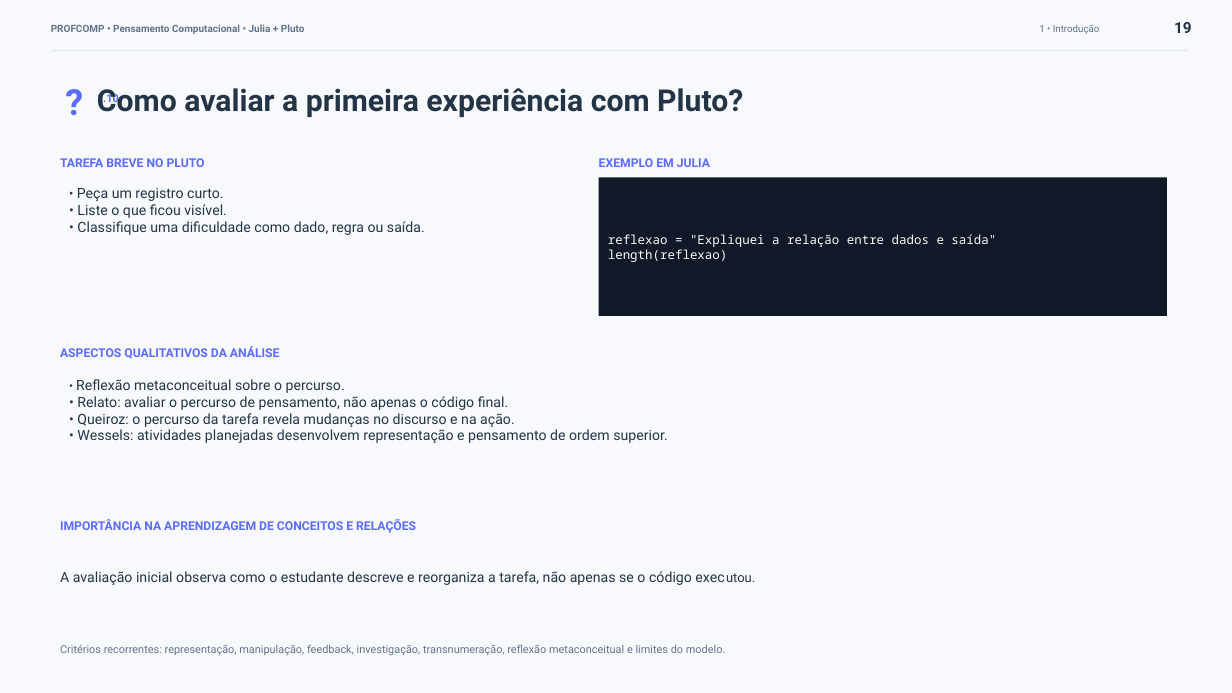
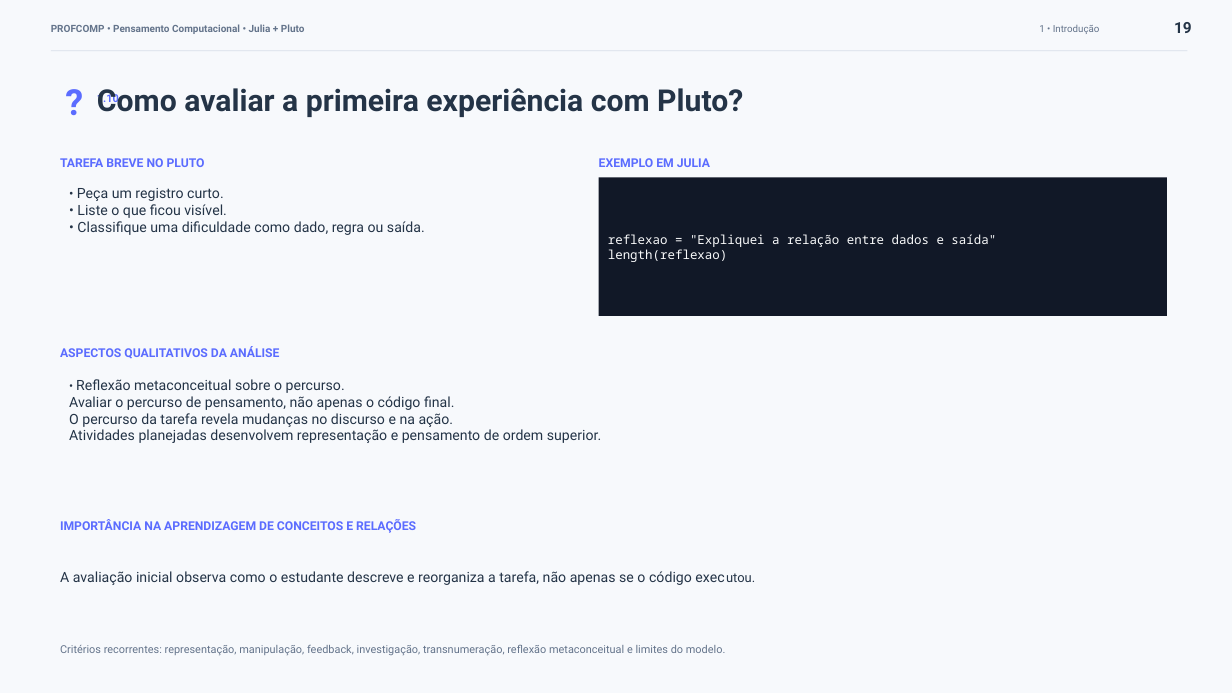
Before and after one commit to anaemilia/pensamento-computacional, a slide deck: slide 20 of Aula01_Introducao_a_Computacao_e_ao_Pensamento_Computacional/Aula01_Teoria-19-08-26.pptx. Drawn at 1232x693 pixels with LibreOffice and Linux fonts; fonts in the diff are those of the drawing. Boxes give left, top, right and bottom in pixels: in the first picture for what was removed or moved away, otherwise in the second. Text is boxed around its words. In the diff, an @@ line names an element or a change of style, - is before the commit and + after.

```diff
--- a/Aula01_Introducao_a_Computacao_e_ao_Pensamento_Computacional/Aula01_Teoria-19-08-26.pptx
+++ b/Aula01_Introducao_a_Computacao_e_ao_Pensamento_Computacional/Aula01_Teoria-19-08-26.pptx
@@ text at box(69, 396, 601, 443): text changed @@
-• Relato: avaliar o percurso de pensamento, não apenas o código final.
-• Queiroz: o percurso da tarefa revela mudanças no discurso e na ação.
-• Wessels: atividades planejadas desenvolvem representação e pensamento de ordem superior.
+Avaliar o percurso de pensamento, não apenas o código final.
+O percurso da tarefa revela mudanças no discurso e na ação.
+Atividades planejadas desenvolvem representação e pensamento de ordem superior.
```
Also in this commit, not shown: 10 other slides changed, 7 other files.
